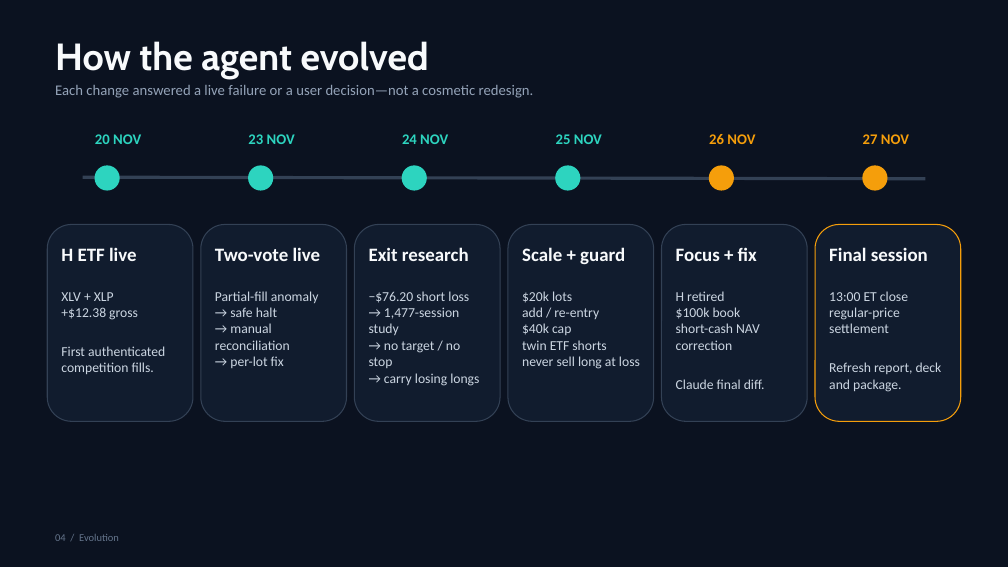
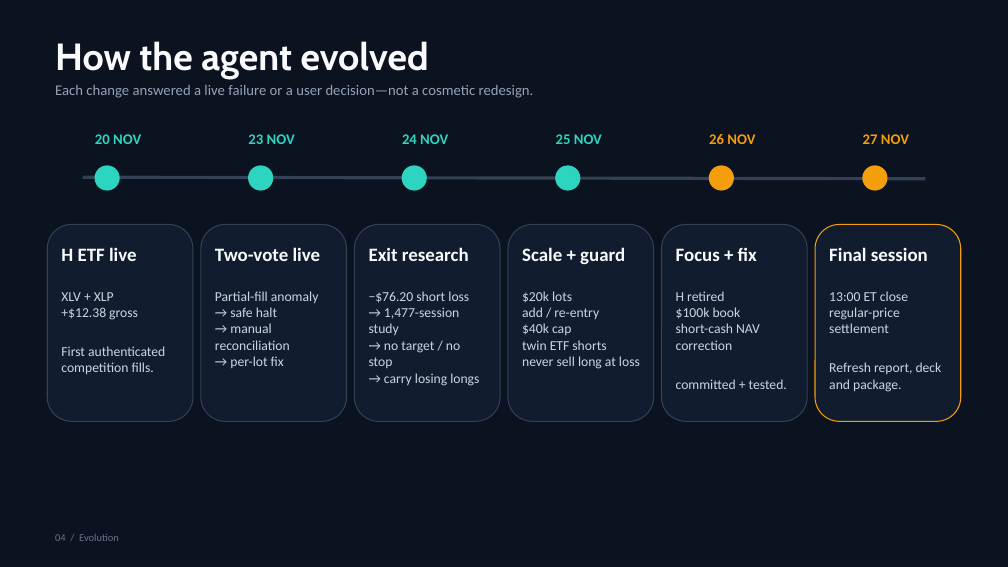
Before and after one commit to justcode1234/Double-check, a slide deck: slide 4 of moomoo-dual-strategy/reports/competition/Moo-Moo-Submission-Draft.pptx. Drawn at 1008x567 pixels with LibreOffice and Linux fonts; fonts in the diff are those of the drawing. Boxes give left, top, right and bottom in pixels: in the first picture for what was removed or moved away, otherwise in the second. Text is boxed around its words. In the diff, an @@ line names an element or a change of style, - is before the commit and + after.

Commit message:
Refresh evolution slide with committed source state

```diff
--- a/moomoo-dual-strategy/reports/competition/Moo-Moo-Submission-Draft.pptx
+++ b/moomoo-dual-strategy/reports/competition/Moo-Moo-Submission-Draft.pptx
@@ text at <box>676,291,787,389</box>: text changed @@
-H retired
-$100k book
-short-cash NAV correction
-Claude final diff.
+H retired
+$100k book
+short-cash NAV
+correction
+committed + tested.
```
Also in this commit, not shown: 1 other file.
